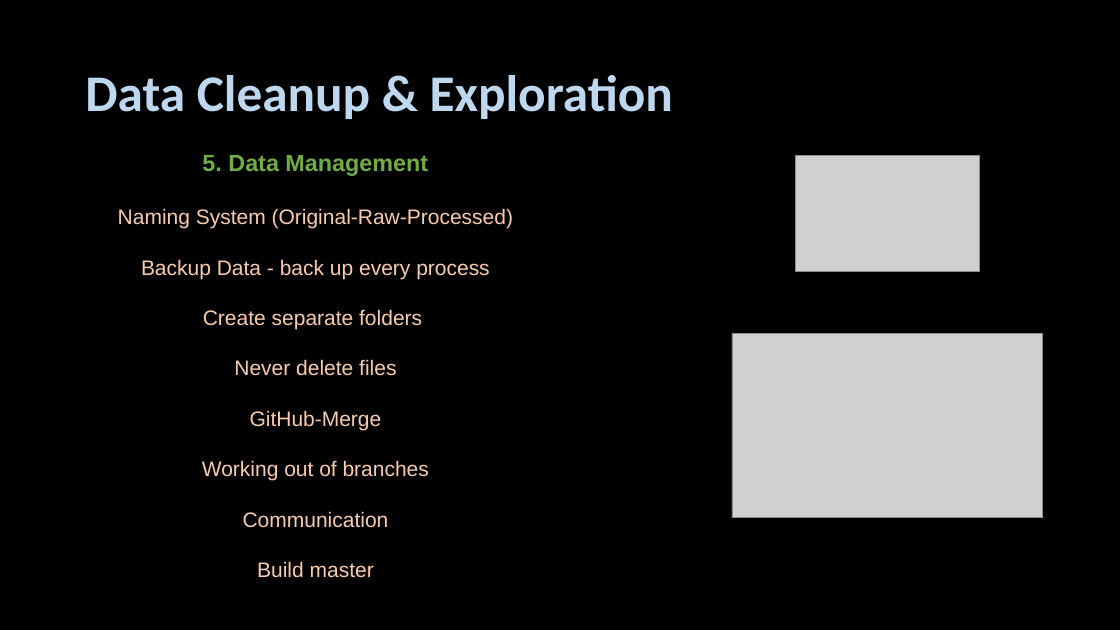
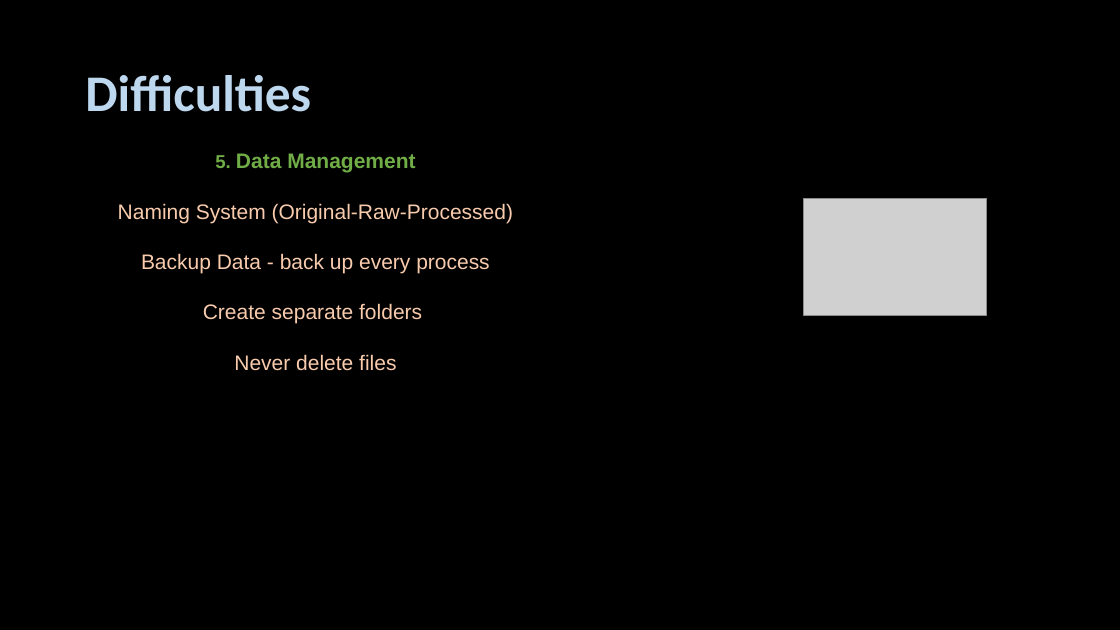
Before and after one commit to TribThapa/AustralianEconomyAnalysis, a slide deck: slide 6 of Presentation/AustralianEconomyAnalysis_MQ_SB_JN_TT.pptx. Drawn at 1120x630 pixels with LibreOffice and Linux fonts; fonts in the diff are those of the drawing; grey boxes stand for pictures. Boxes give left, top, right and bottom in pixels: in the first picture for what was removed or moved away, otherwise in the second. Text is boxed around its words. In the diff, an @@ line names an element or a change of style, - is before the commit and + after.

```diff
--- a/Presentation/AustralianEconomyAnalysis_MQ_SB_JN_TT.pptx
+++ b/Presentation/AustralianEconomyAnalysis_MQ_SB_JN_TT.pptx
@@ title at <box>85,75,311,112</box>: text changed @@
-Data Cleanup & Exploration
+Difficulties
@@ text at <box>215,153,415,173</box>: size 20 to 16 pt in "5."; size 20 to 18 pt in "Data Management" @@
@@ picture: place and size @@
-picture at <box>796,155,979,272</box>
+picture at <box>803,198,986,315</box>
@@ picture removed at <box>732,334,1043,518</box> @@
@@ text at <box>202,410,429,578</box>: paragraphs removed @@
-GitHub-Merge
-Working out of branches
-Communication
-Build master
```
Also in this commit, not shown: 2 other slides changed.
